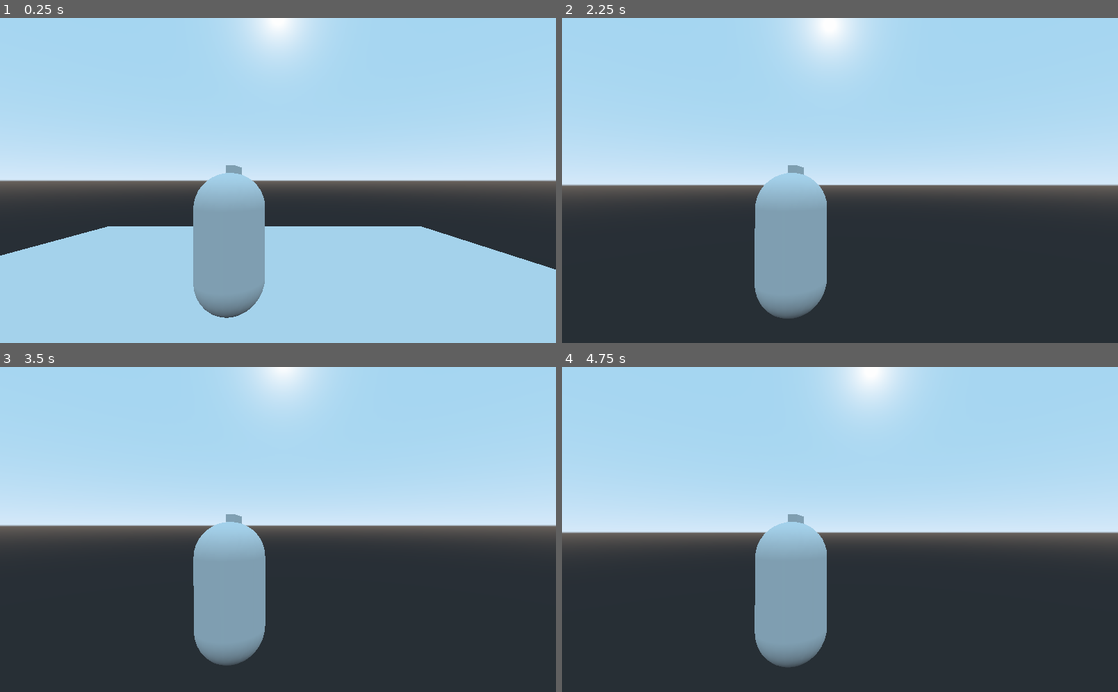
Above: before the commit, frames 1-4 (two rows, left to right).
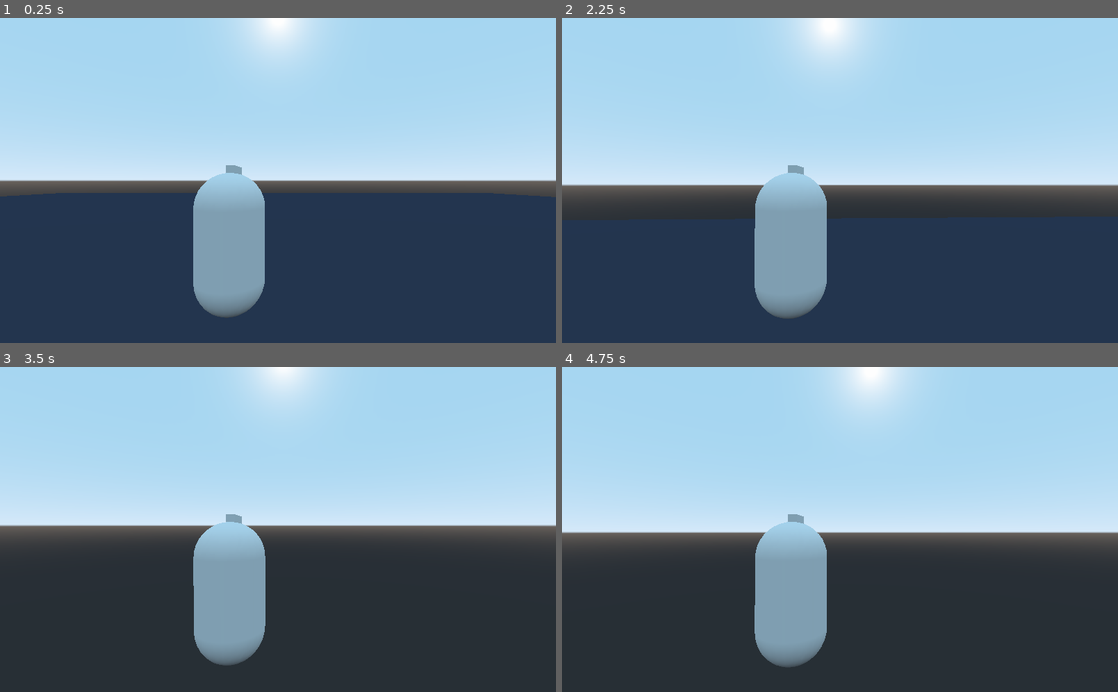
Above: after the commit, the same moments.

Repository: 2BytesGoat/godot-games
Game: Godot game, scene res://Main.tscn
Same seed, same stepped clock (60 frames per second), same inputs: the game is played once before the commit and once after it. The engine's default icon, where the game draws it, is replaced by a stand-in: a white triangle on a blue panel in a dark square.
Inputs (mouse positions are in pixels of both pictures, inside the frame that each line leads up to):
- Up to frame 1 (0.25 s): no input
- Up to frame 2 (2.25 s): tap Enter at 0.5 s; move the mouse to (867, 180) at 0.52 s; hold W (move_forward) from 0.53 s (still down); tap Shift (blink, bound only after the commit) at 0.6, 1.55, 2.1 s; tap Space (jump) at 0.77, 0.8, 1.07, 1.35, 1.52, 1.82 s; move the mouse to (812, 180) at 1.27 s; move the mouse to (851, 174) at 2.02 s
- Up to frame 3 (3.5 s): keep holding W (move_forward); tap Space (jump) at 2.3, 3.02, 3.32 s; move the mouse to (272, 536) at 2.77 s; tap Shift (blink, bound only after the commit) at 2.85 s
- Up to frame 4 (4.75 s): keep holding W (move_forward); tap Space (jump) at 3.5, 3.6, 3.77, 4.07, 4.52 s; move the mouse to (878, 532) at 3.52 s; tap Enter at 4.25 s; move the mouse to (795, 526) at 4.27 s; tap Shift (blink, bound only after the commit) at 4.35 s

The runs differ from the first frame. In frame 1, 33% of the frame differs, in the area x 0-100%, y 53-100%; in frame 2, 28%; in frame 3, less than 0.1%; in frame 4, less than 0.1%.

Commit message:
Add double jump and blink

Diff:
--- a/garbaj_3rd_person/Character.gd
+++ b/garbaj_3rd_person/Character.gd
@@ -1,16 +1,19 @@
 extends KinematicBody
 
-var gravity = 9.8
-var jump = 3.5
-var falling = Vector3.ZERO
-
-var mouse_sensitivity = 0.1
+const gravity = 9.8
+const mouse_sensitivity = 0.1
 
 var speed = 10
 var acceleration = 5
 
+var jump = 3.5
+var jump_num = 2
+
+var blink_dist = 50
+
 var direction = Vector3.ZERO
 var velocity  = Vector3.ZERO
+var falling   = Vector3.ZERO
 
 onready var pivot = $CharRotPivot
 onready var gun_pivot = $GunPivot
@@ -32,6 +35,12 @@
 func _process(delta):
 	direction = Vector3.ZERO
 
+	if is_on_floor():
+		jump_num = 2
+		falling = Vector3.ZERO
+	else:
+		falling.y -= gravity * delta
+
 	if Input.is_action_pressed("move_forward"):
 		direction -= transform.basis.z
 	elif Input.is_action_pressed("move_backwards"):
@@ -41,14 +50,17 @@
 	elif Input.is_action_pressed("move_right"):
 		direction += transform.basis.x
 
-	if Input.is_action_just_pressed("jump") and is_on_floor():
+	direction = direction.normalized()
+
+	if Input.is_action_just_pressed("blink"):
+		direction *= blink_dist
+
+	if Input.is_action_just_pressed("jump") and jump_num > 0:
 		falling.y = jump
-
-	if not is_on_floor():
-		falling.y -= gravity * delta
+		jump_num -= 1
 
 	velocity += falling
 
-	direction = direction.normalized()
+
 	velocity = velocity.linear_interpolate(direction * speed, acceleration * delta)
 	velocity = move_and_slide(velocity, Vector3.UP)
--- a/garbaj_3rd_person/Main.tscn
+++ b/garbaj_3rd_person/Main.tscn
@@ -1,9 +1,14 @@
-[gd_scene load_steps=4 format=2]
+[gd_scene load_steps=6 format=2]
 
 [ext_resource path="res://Character.tscn" type="PackedScene" id=1]
+[ext_resource path="res://icon.png" type="Texture" id=2]
 
 [sub_resource type="CubeMesh" id=1]
 size = Vector3( 10, 0.2, 10 )
+
+[sub_resource type="SpatialMaterial" id=3]
+albedo_texture = ExtResource( 2 )
+uv1_scale = Vector3( 100, 100, 1 )
 
 [sub_resource type="BoxShape" id=2]
 extents = Vector3( 5, 0.2, 5 )
@@ -16,9 +21,9 @@
 [node name="Level" type="Spatial" parent="."]
 
 [node name="MeshInstance" type="MeshInstance" parent="Level"]
-transform = Transform( 2, 0, 0, 0, 1, 0, 0, 0, 2, 0.178919, -0.0295029, 0.0378332 )
+transform = Transform( 10, 0, 0, 0, 1, 0, 0, 0, 10, 0.178919, -0.0295029, 0.0378332 )
 mesh = SubResource( 1 )
-material/0 = null
+material/0 = SubResource( 3 )
 
 [node name="StaticBody" type="StaticBody" parent="Level/MeshInstance"]
 
--- a/garbaj_3rd_person/project.godot
+++ b/garbaj_3rd_person/project.godot
@@ -46,6 +46,11 @@
 "events": [ Object(InputEventKey,"resource_local_to_scene":false,"resource_name":"","device":0,"alt":false,"shift":false,"control":false,"meta":false,"command":false,"pressed":false,"scancode":32,"unicode":0,"echo":false,"script":null)
  ]
 }
+blink={
+"deadzone": 0.5,
+"events": [ Object(InputEventKey,"resource_local_to_scene":false,"resource_name":"","device":0,"alt":false,"shift":false,"control":false,"meta":false,"command":false,"pressed":false,"scancode":16777237,"unicode":0,"echo":false,"script":null)
+ ]
+}
 
 [rendering]
 
